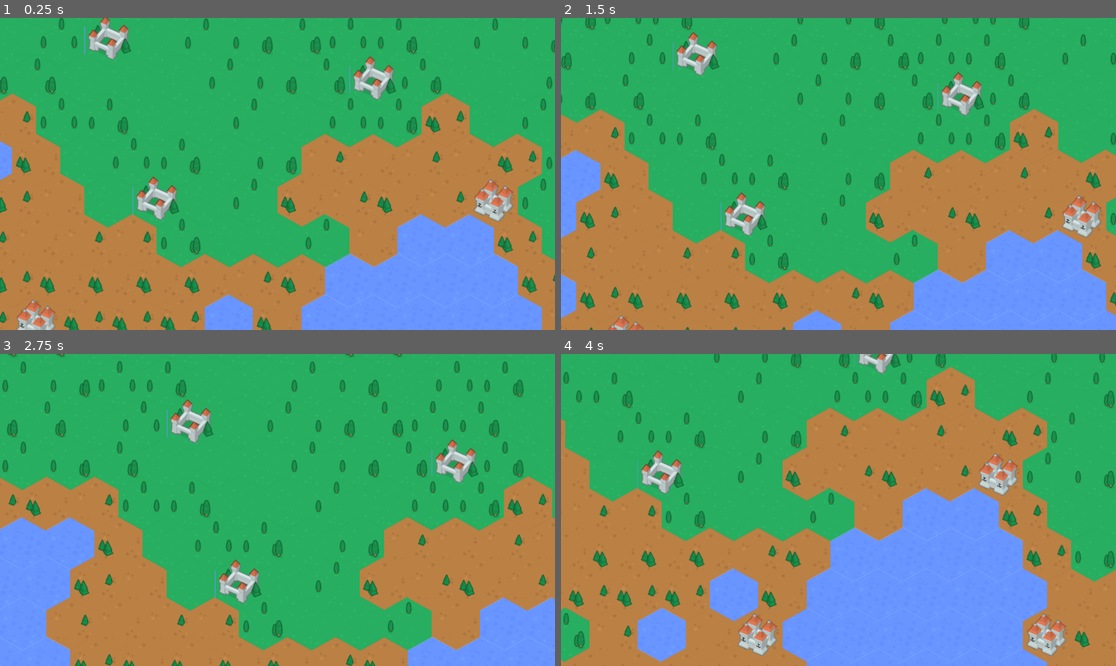
Above: before the commit, frames 1-4 (two rows, left to right).
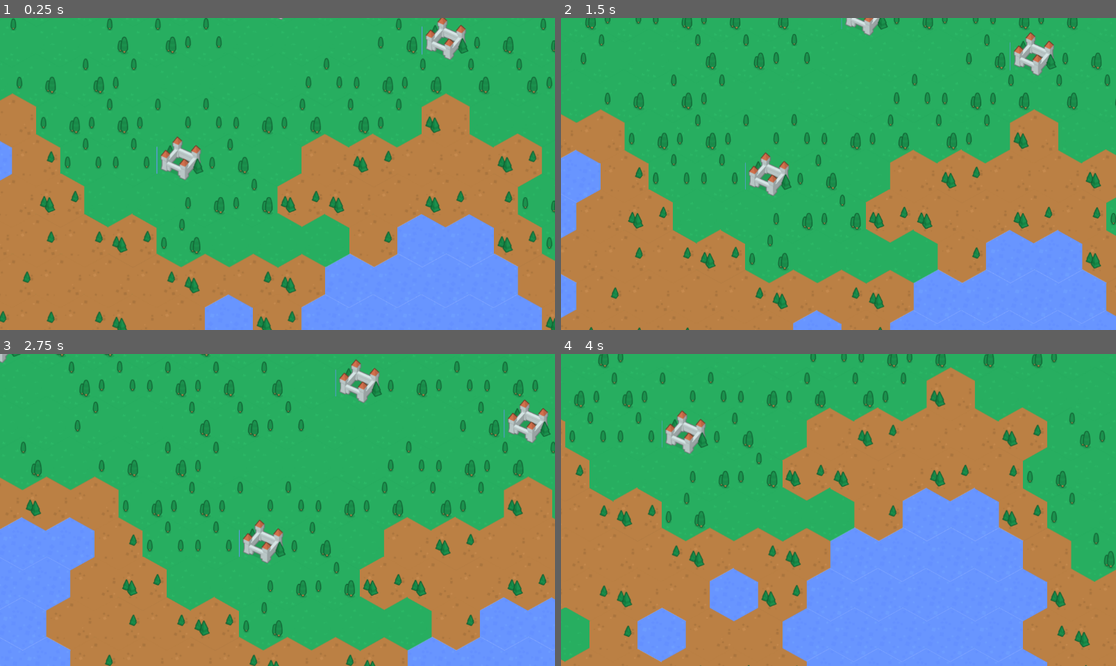
Above: after the commit, the same moments.

Repository: akwasniewski/HexConquest
Game: Godot game, scene res://scenes/game.tscn
Two runs of this game, one before a commit and one after it. Both use one fixed random seed, a clock stepped at 60 frames per second and the inputs below. This scene is started directly instead of the project's main scene.
Inputs (mouse positions are in pixels of both pictures, inside the frame that each line leads up to):
- Up to frame 1 (0.25 s): no input
- Up to frame 2 (1.5 s): tap Enter at 0.5 s; move the mouse to (960, 158) at 0.52 s; hold Right (ui_right) 0.53-1.25 s; click (960, 158) at 0.67 s; tap Space at 1.25 s; drag from (727, 189) to (810, 236) at 1.27 s
- Up to frame 3 (2.75 s): tap Enter at 2 s; move the mouse to (333, 441) at 2.02 s; hold Right (ui_right) from 2.03 s (still down)
- Up to frame 4 (4 s): release Right (ui_right) at 2.75 s; tap Space at 2.75 s; drag from (810, 572) to (672, 463) at 2.77 s; tap Enter at 3.5 s; move the mouse to (1005, 556) at 3.52 s; hold Left (ui_left) from 3.53 s (still down)

The runs differ from the first frame. In frame 1, 9.5% of the frame differs, in the area x 0-100%, y 0-100%; in frame 2, 9.1%; in frame 3, 8.9%; in frame 4, 7.6%.

Commit message:
furthure map update

Diff:
--- a/hexgodot/scripts/world_gen.gd
+++ b/hexgodot/scripts/world_gen.gd
@@ -22,22 +22,24 @@
 var width : int = 100
 var height : int = 100
 var noise_arr = []
-var seed : int
+#var seed : int
 var dirt_tiles_coords = []
+var rng = RandomNumberGenerator.new()
 
-func pseudo_random(x: int, y: int, ) -> int:
-	var hash = int((x * 374761393 + y * 668265263 + seed * 982451653) & 0x7fffffff)
-	return hash % 2137
-
-func pseudo_random_range(index: int, seed: int, min_val: int, max_val: int) -> int:
-	var range_size = max_val - min_val + 1
-	var hash = int((index * 374761393 + seed * 668265263) & 0x7fffffff)
-	return (hash % range_size) + min_val
+#func pseudo_random(x: int, y: int, ) -> int:
+	#var hash = int((x * 374761393 + y * 668265263 + seed * 982451653) & 0x7fffffff)
+	#return hash % 2137
+	#
+#func pseudo_random_range(index: int, seed: int, min_val: int, max_val: int) -> int:
+	#var range_size = max_val - min_val + 1
+	#var hash = int((index * 374761393 + seed * 668265263) & 0x7fffffff)
+	#return (hash % range_size) + min_val
 
 func run():
 	noise = noise_height_text.noise
 	noise.seed = Client.map_seed;
-	seed = Client.map_seed;
+	#seed = Client.map_seed;
+	rng.seed = Client.map_seed
 	generate_world()
 	place_structures()
 	emit_signal("world_generated")
@@ -49,12 +51,14 @@
 			#print(noise_val)
 			noise_arr.append(noise_val)
 			if noise_val > 0:
-				var tile = land_tiles[pseudo_random(x,y)%land_tiles.size()]
+				#var tile = land_tiles[pseudo_random(x,y)%land_tiles.size()]
+				var tile = land_tiles[rng.randi()%land_tiles.size()]
 				tile_map.set_cell(Vector2i(x,y), source_id, tile)
 			elif noise_val <= -0.2:
 				tile_map.set_cell(Vector2i(x,y), source_id, water_atlas)
 			elif noise_val <= 0:
-				var tile = dirt_tiles[pseudo_random(y,x)%dirt_tiles.size()]
+				#var tile = dirt_tiles[pseudo_random(y,x)%dirt_tiles.size()]
+				var tile = dirt_tiles[rng.randi()%dirt_tiles.size()]
 				tile_map.set_cell(Vector2i(x,y), source_id, tile)
 				dirt_tiles_coords.append(Vector2i(x, y))
 
@@ -72,8 +76,8 @@
 
 	for neighbour in neighbour_cells:
 		var n = pos + neighbour
-		print(pos);
-		print(n);
+		#print(pos);
+		#print(n);
 		# Sprawdzamy, czy sąsiedni kafelek jest wodą
 		var tile = tile_map.get_cell_atlas_coords(n)
 		if tile == water_atlas:
@@ -85,8 +89,10 @@
 func place_structures():
 	#place cities
 	for i in range(height*width/2):
-		var x = pseudo_random_range(i*27, seed, -width/2, width/2)
-		var y = pseudo_random_range(i*37, seed, -height/2, height/2)
+		#var x = pseudo_random_range(i*27, seed, -width/2, width/2)
+		#var y = pseudo_random_range(i*37, seed, -height/2, height/2)
+		var x = rng.randi_range(-width/2, width/2)
+		var y = rng.randi_range(-height/2, height/2)
 		var pos = Vector2i(x, y)
 		var tile = tile_map.get_cell_atlas_coords(pos)
 
@@ -96,7 +102,7 @@
 			placed_cities.append(pos)
 
 	for i in range(1000):
-		var pos = dirt_tiles_coords[pseudo_random(i*19, i*37)%dirt_tiles_coords.size()]
+		var pos = dirt_tiles_coords[rng.randi()%dirt_tiles_coords.size()]
 		var tile = tile_map.get_cell_atlas_coords(pos)
 
 		## Port na lądzie obok wody, nie za blisko innych portów i miast
